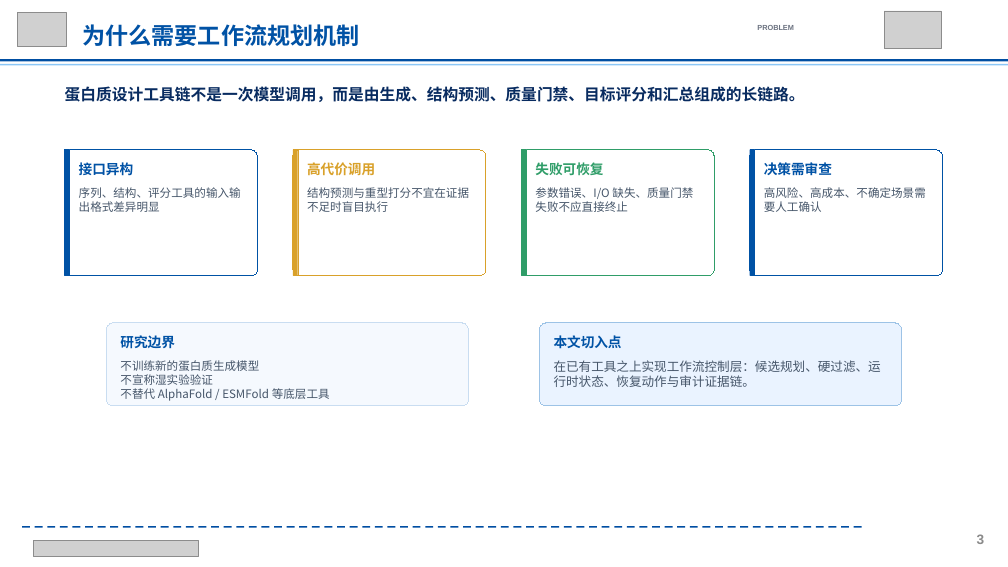
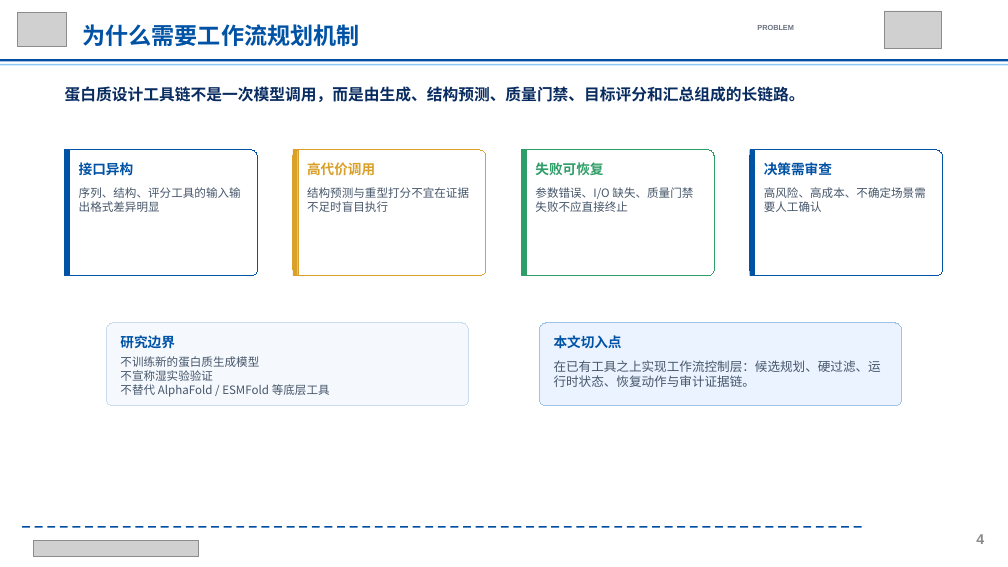
Before and after one commit to Yuri-Kon/thesis-project, a slide deck: slide 4 of ppt/finalterm/2022112879-郑彦文-毕业设计答辩.pptx (slide 3 before the commit). Drawn at 1008x567 pixels with LibreOffice and Linux fonts; fonts in the diff are those of the drawing; grey boxes stand for pictures. Boxes give left, top, right and bottom in pixels: in the first picture for what was removed or moved away, otherwise in the second. Text is boxed around its words. In the diff, an @@ line names an element or a change of style, - is before the commit and + after.

```diff
--- a/ppt/finalterm/2022112879-郑彦文-毕业设计答辩.pptx
+++ b/ppt/finalterm/2022112879-郑彦文-毕业设计答辩.pptx
@@ text "不训练新的蛋白质生成模型": place and size @@
-text "不训练新的蛋白质生成模型" at (120, 360, 330, 401)
+text "不训练新的蛋白质生成模型" at (120, 356, 330, 397)
@@ text added at (976, 534, 984, 544), 13.5 pt, text #8A8A8A, bold @@
+4
@@ text removed at (977, 534, 985, 544) @@
-3
```
Also in this commit, not shown: 15 other slides changed, 2 slides added, 1 other file.
